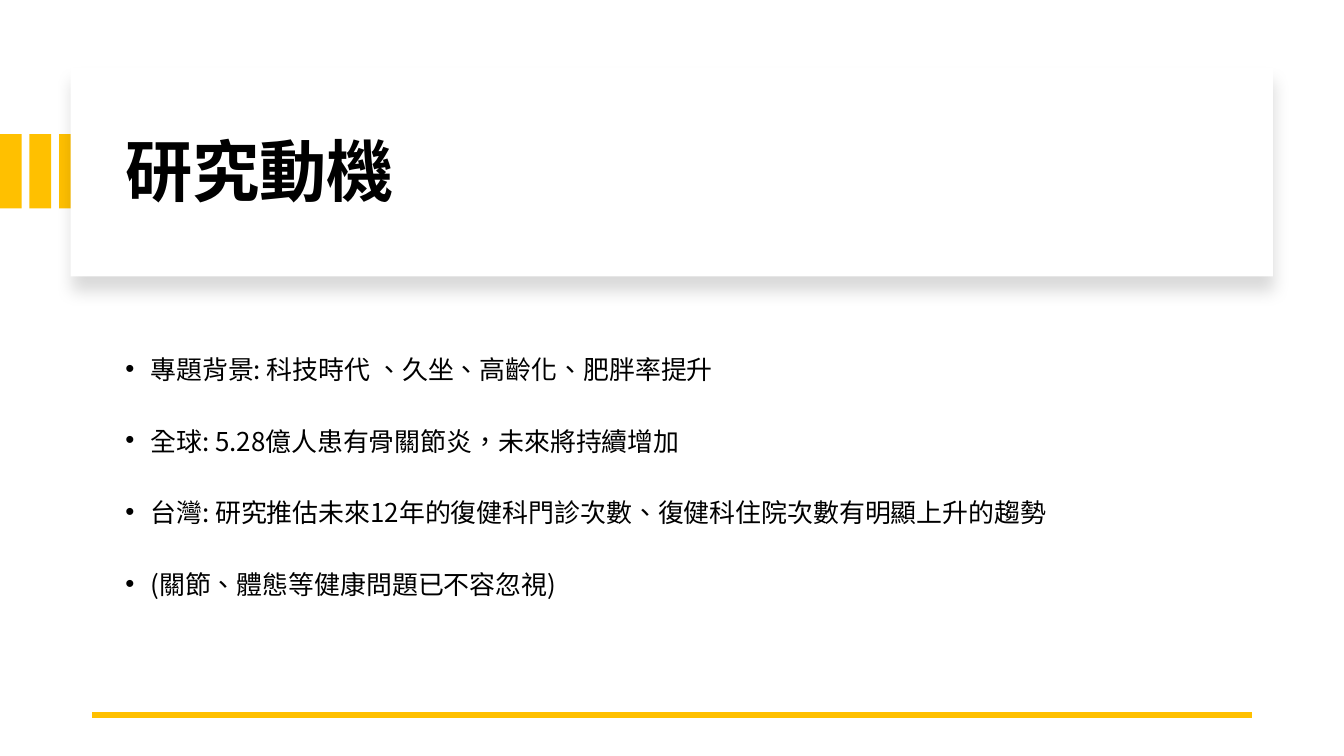
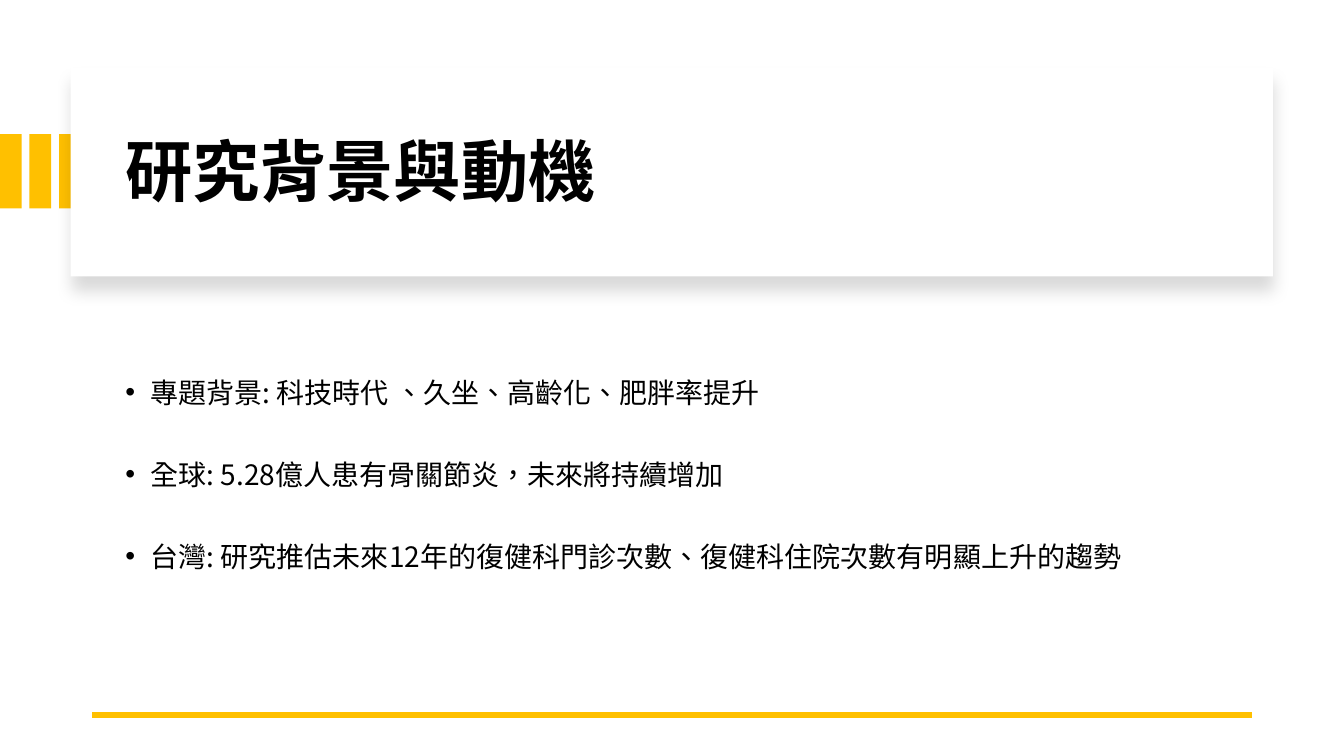
Before and after one commit to michaelchen1225/-, a slide deck: slide 3 of 企研/企研報告.pptx. Drawn at 1344x756 pixels with LibreOffice and Linux fonts; fonts in the diff are those of the drawing. Boxes give left, top, right and bottom in pixels: in the first picture for what was removed or moved away, otherwise in the second. Text is boxed around its words. In the diff, an @@ line names an element or a change of style, - is before the commit and + after.

```diff
--- a/企研/企研報告.pptx
+++ b/企研/企研報告.pptx
@@ title at (x1=125, y1=139, x2=595, y2=203): text changed @@
-研究動機
+研究背景與動機
@@ text "專題背景: 科技時代 、久坐、高齡化、肥胖率提升" moved from (x1=150, y1=357, x2=1046, y2=599) to (x1=150, y1=379, x2=1122, y2=570) @@
@@ text "專題背景: 科技時代 、久坐、高齡化、肥胖率提升" at (x1=150, y1=379, x2=1122, y2=570): size 18.5 to 20 pt; line spacing 0.7 to 0.8 @@
@@ text at (x1=150, y1=572, x2=556, y2=599): paragraph removed @@
-• (關節、體態等健康問題已不容忽視)
```
Also in this commit, not shown: 7 other slides changed, 11 slides added, 6 slides removed, 8 other files.
